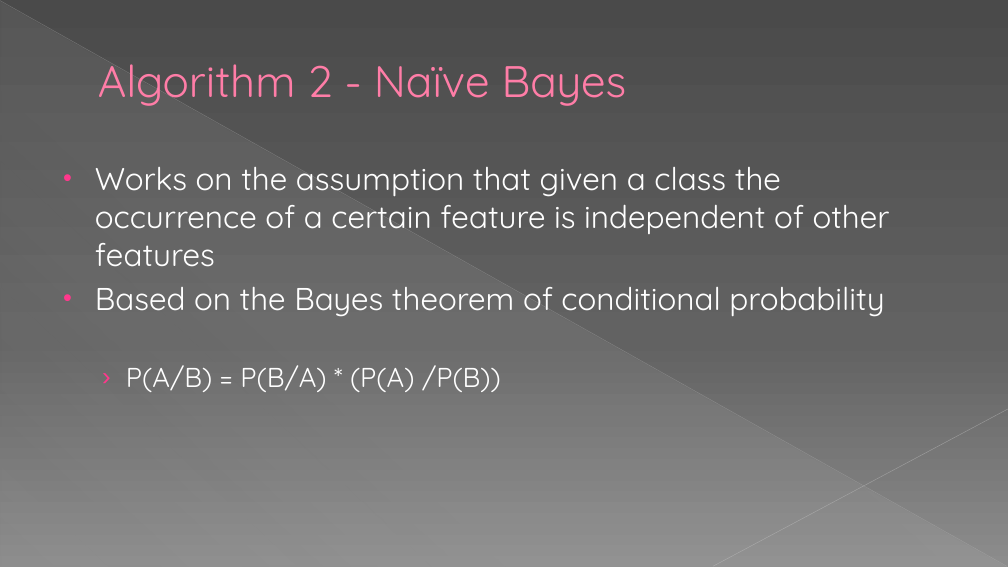
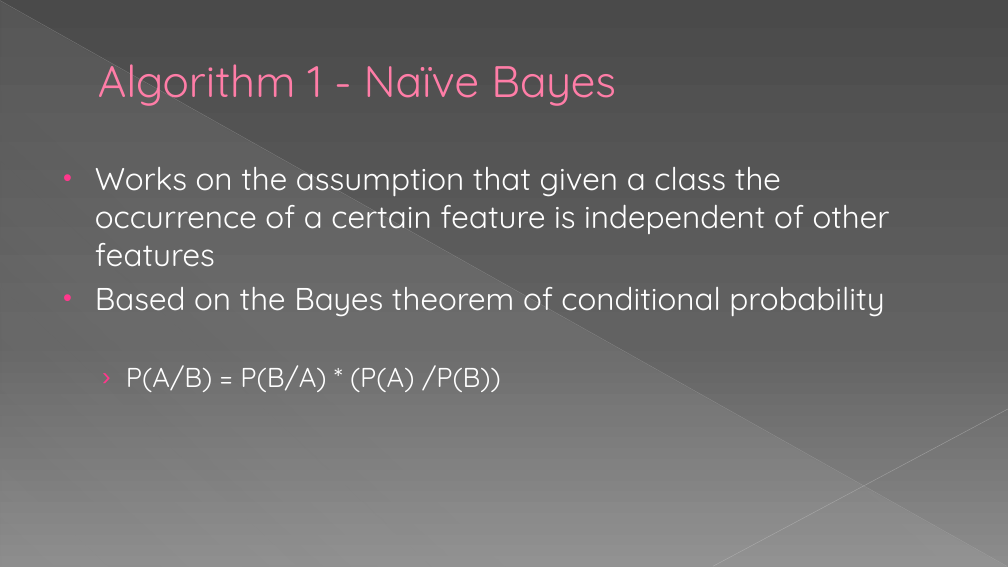
Before and after one commit to dhavalaM/CS513-Project, a slide deck: slide 6 of Presentation_YPS.pptx (slide 10 before the commit). Drawn at 1008x567 pixels with LibreOffice and Linux fonts; fonts in the diff are those of the drawing. Boxes give left, top, right and bottom in pixels: in the first picture for what was removed or moved away, otherwise in the second. Text is boxed around its words. In the diff, an @@ line names an element or a change of style, - is before the commit and + after.

```diff
--- a/Presentation_YPS.pptx
+++ b/Presentation_YPS.pptx
@@ title at [98, 64, 616, 106]: text changed @@
-Algorithm 2 - Naïve Bayes
+Algorithm 1 - Naïve Bayes
```
Also in this commit, not shown: 4 other slides changed, 1 slide added.
